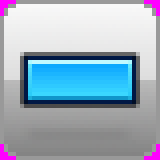
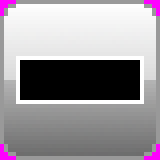
Revision of a layered 160px x 160px image; what changed, layer by layer:
moved "Layer #2" above "Layer #5", painted on it over left=4, top=4, right=156, bottom=100
added layer "Layer #5" above "Layer" over left=16, top=56, right=144, bottom=104
hid "Layer", moved it above "Layer #4", painted on it over left=4, top=4, right=156, bottom=156
moved "Layer #4" above "Layer #3", painted on it over left=4, top=4, right=156, bottom=156
painted on "Layer #3" over left=4, top=4, right=156, bottom=144
painted on "Layer #1" over left=4, top=4, right=156, bottom=156
